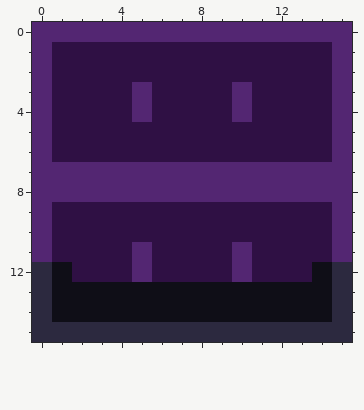
File history of a pixel-art file, art/stasis_cooler_front.aseprite. This is how it looked before the edit.
16x16 pixels, 1 frame. Colours within 5 levels of each other are drawn and written as one.
New version:
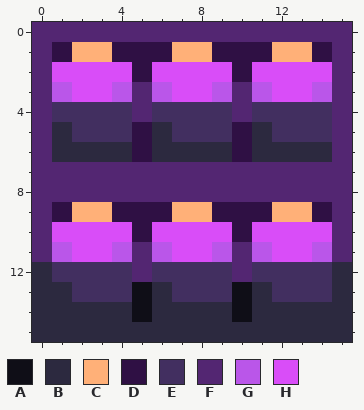
Palette (. is transparent): A #0f0e17  B #2c293f  C #ffb078  D #2f1044  E #422f60  F #532672  G #ba56e9  H #d94df8
Changes in this commit:
{"change": "layer \"Layer 4\" now shown"}
{"where": "layer \"Layer 4\""}
{"y":1,"x":2,"old":"DD","new":"CC"}
{"y":1,"x":7,"old":"DD","new":"CC"}
{"y":1,"x":12,"old":"DD","new":"CC"}
{"y":2,"x":1,"old":"DDDD","new":"HHHH"}
{"y":2,"x":6,"old":"DDDD","new":"HHHH"}
{"y":2,"x":11,"old":"DDDD","new":"HHHH"}
{"y":3,"x":1,"old":"DDDD","new":"GHHG"}
{"y":3,"x":6,"old":"DDDD","new":"GHHG"}
{"y":3,"x":11,"old":"DDDD","new":"GHHG"}
{"y":4,"x":1,"old":"DDDD","new":"EEEE"}
{"y":4,"x":6,"old":"DDDD","new":"EEEE"}
{"y":4,"x":11,"old":"DDDD","new":"EEEE"}
{"y":5,"x":1,"old":"DDDD","new":"BEEE"}
{"y":5,"x":6,"old":"DDDD","new":"BEEE"}
{"y":5,"x":11,"old":"DDDD","new":"BEEE"}
{"y":6,"x":1,"old":"DDDD","new":"BBBB"}
{"y":6,"x":6,"old":"DDDD","new":"BBBB"}
{"y":6,"x":11,"old":"DDDD","new":"BBBB"}
{"y":9,"x":2,"old":"DD","new":"CC"}
{"y":9,"x":7,"old":"DD","new":"CC"}
{"y":9,"x":12,"old":"DD","new":"CC"}
{"y":10,"x":1,"old":"DDDD","new":"HHHH"}
{"y":10,"x":6,"old":"DDDD","new":"HHHH"}
{"y":10,"x":11,"old":"DDDD","new":"HHHH"}
{"y":11,"x":1,"old":"DDDD","new":"GHHG"}
{"y":11,"x":6,"old":"DDDD","new":"GHHG"}
{"y":11,"x":11,"old":"DDDD","new":"GHHG"}
{"y":12,"x":1,"old":"ADDD","new":"EEEE"}
{"y":12,"x":6,"old":"DDDD","new":"EEEE"}
{"y":12,"x":11,"old":"DDDA","new":"EEEE"}
{"y":13,"x":1,"old":"AAAA","new":"BEEE"}
{"y":13,"x":6,"old":"AAAA","new":"BEEE"}
{"y":13,"x":11,"old":"AAAA","new":"BEEE"}
{"y":14,"x":1,"old":"AAAA","new":"BBBB"}
{"y":14,"x":6,"old":"AAAA","new":"BBBB"}
{"y":14,"x":11,"old":"AAAA","new":"BBBB"}
{"label":"changed","picture_box":[52,42,332,322]}
